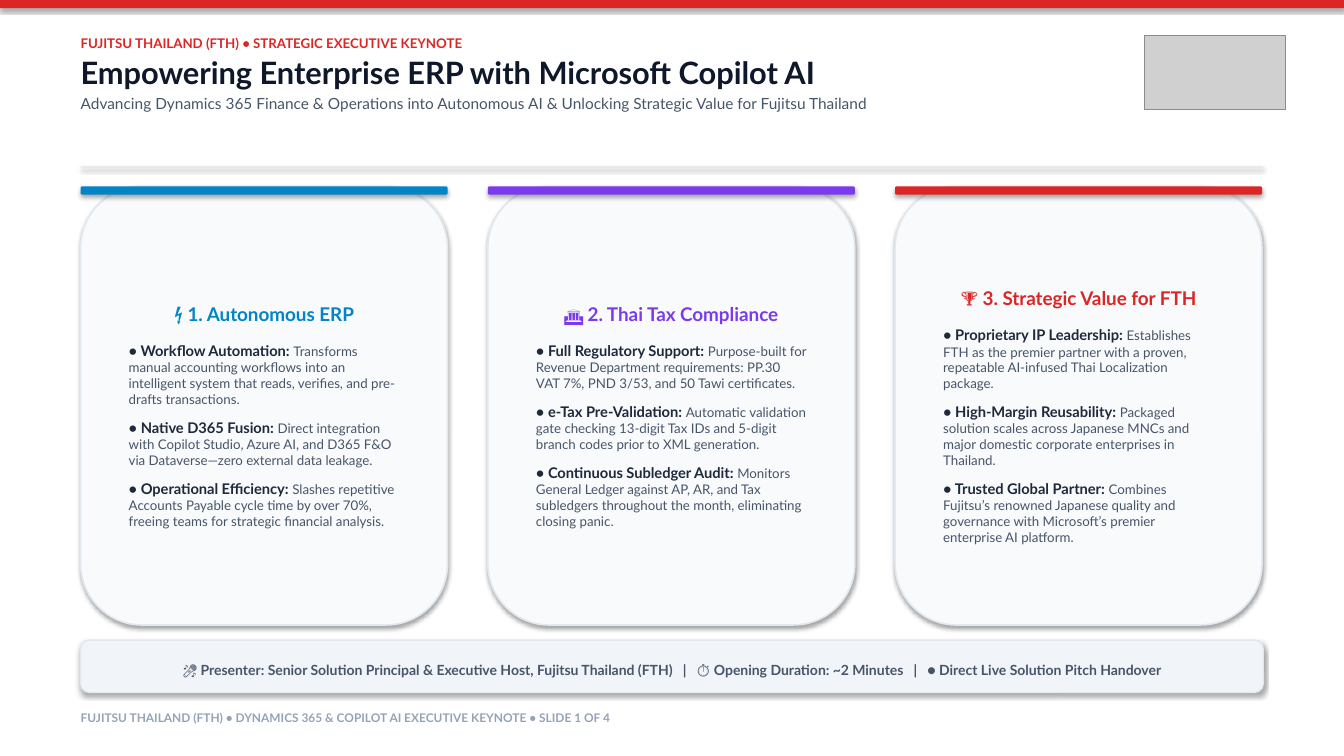
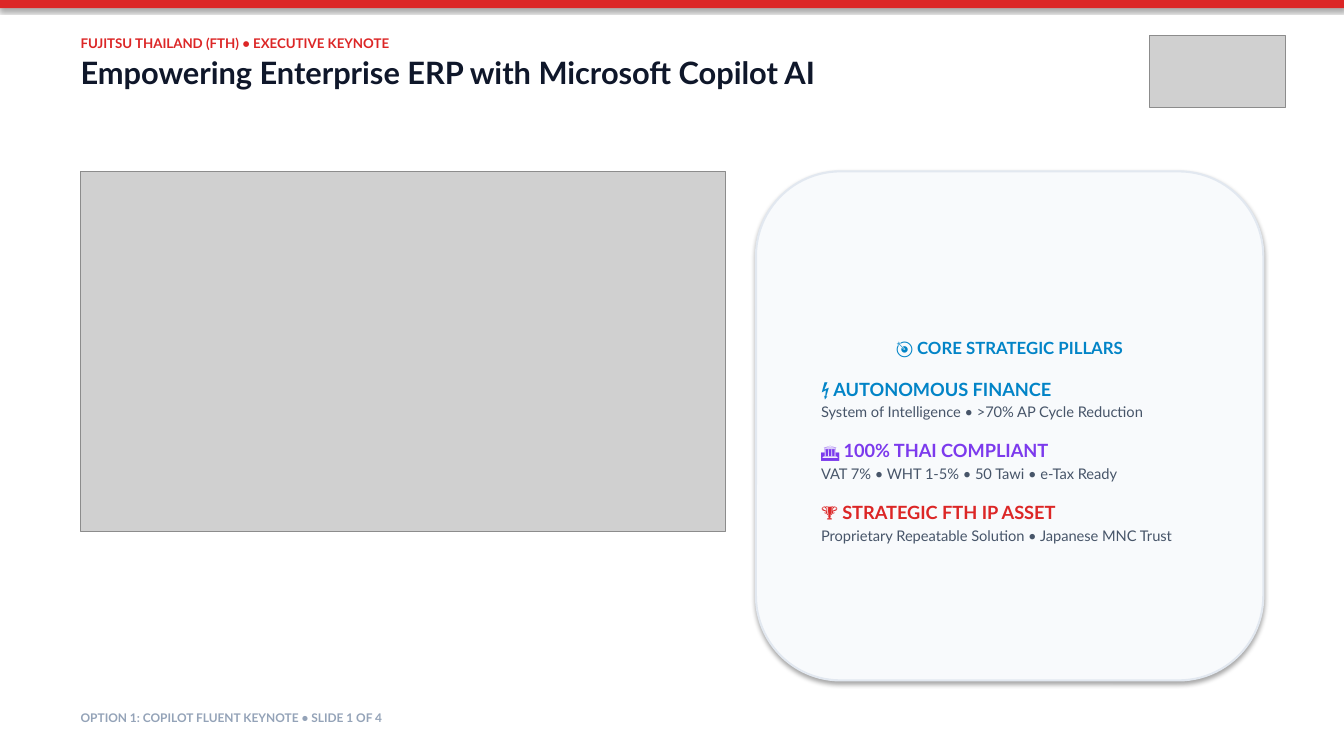
Before and after one commit to wititgithub/fth-d365-fo-copilot-deck, a slide deck: slide 1 of FTH_D365_Executive_Opening_Deck.pptx. Drawn at 1344x756 pixels with LibreOffice and Linux fonts; fonts in the diff are those of the drawing; grey boxes stand for pictures. Boxes give left, top, right and bottom in pixels: in the first picture for what was removed or moved away, otherwise in the second. Text is boxed around its words. In the diff, an @@ line names an element or a change of style, - is before the commit and + after.

Commit message:
feat: Add 3 Microsoft Fluent 3D visual PPTX design options with presenter scripts and web previewer

```diff
--- a/FTH_D365_Executive_Opening_Deck.pptx
+++ b/FTH_D365_Executive_Opening_Deck.pptx
@@ text at <box>81,37,390,50</box>: text changed @@
-FUJITSU THAILAND (FTH) • STRATEGIC EXECUTIVE KEYNOTE
+FUJITSU THAILAND (FTH) • EXECUTIVE KEYNOTE
@@ picture: place and size @@
-picture at <box>1144,35,1286,110</box>
+picture at <box>1149,35,1286,107</box>
@@ text at <box>81,97,867,112</box>: paragraph removed @@
-Advancing Dynamics 365 Finance & Operations into Autonomous AI & Unlocking Strategic Value for Fujitsu Thailand
@@ rectangle removed at <box>81,166,1263,167</box> @@
@@ picture added at <box>81,171,726,531</box> @@
@@ rounded rectangle added at <box>756,171,1263,681</box>, fill #F8FAFC, outline #E2E8F0 1.5 pt, 10.5 pt, text #475569 @@
+🎯 CORE STRATEGIC PILLARS
+⚡ AUTONOMOUS FINANCE
+System of Intelligence • >70% AP Cycle Reduction
+🏛️ 100% THAI COMPLIANT
+VAT 7% • WHT 1-5% • 50 Tawi • e-Tax Ready
+🏆 STRATEGIC FTH IP ASSET
+Proprietary Repeatable Solution • Japanese MNC Trust
@@ rounded rectangle removed at <box>81,187,448,625</box> @@
-⚡ 1. Autonomous ERP
-• Workflow Automation: Transforms manual accounting workflows into an intelligent system that reads, verifies, and pre-drafts transactions.
-• Native D365 Fusion: Direct integration with Copilot Studio, Azure AI, and D365 F&O via Dataverse—zero external data leakage.
-• Operational Efficiency: Slashes repetitive Accounts Payable cycle time by over 70%, freeing teams for strategic financial analysis.
@@ rounded rectangle removed at <box>81,187,448,195</box> @@
@@ rounded rectangle removed at <box>488,187,855,625</box> @@
-🏛️ 2. Thai Tax Compliance
-• Full Regulatory Support: Purpose-built for Revenue Department requirements: PP.30 VAT 7%, PND 3/53, and 50 Tawi certificates.
-• e-Tax Pre-Validation: Automatic validation gate checking 13-digit Tax IDs and 5-digit branch codes prior to XML generation.
-• Continuous Subledger Audit: Monitors General Ledger against AP, AR, and Tax subledgers throughout the month, eliminating closing panic.
@@ rounded rectangle removed at <box>488,187,855,195</box> @@
@@ rounded rectangle removed at <box>895,187,1262,625</box> @@
-🏆 3. Strategic Value for FTH
-• Proprietary IP Leadership: Establishes FTH as the premier partner with a proven, repeatable AI-infused Thai Localization package.
-• High-Margin Reusability: Packaged solution scales across Japanese MNCs and major domestic corporate enterprises in Thailand.
-• Trusted Global Partner: Combines Fujitsu’s renowned Japanese quality and governance with Microsoft’s premier enterprise AI platform.
@@ rounded rectangle removed at <box>895,187,1262,195</box> @@
@@ rounded rectangle removed at <box>81,640,1263,693</box> @@
-🎤 Presenter: Senior Solution Principal & Executive Host, Fujitsu Thailand (FTH) | ⏱️ Opening Duration: ~2 Minutes | ● Direct Live Solution Pitch Handover
@@ text at <box>81,713,382,722</box>: text changed @@
-FUJITSU THAILAND (FTH) • DYNAMICS 365 & COPILOT AI EXECUTIVE KEYNOTE • SLIDE 1 OF 4
+OPTION 1: COPILOT FLUENT KEYNOTE • SLIDE 1 OF 4
```
Also in this commit, not shown: 2 other slides changed, 1 slide added, 1 slide removed, 13 other files.
